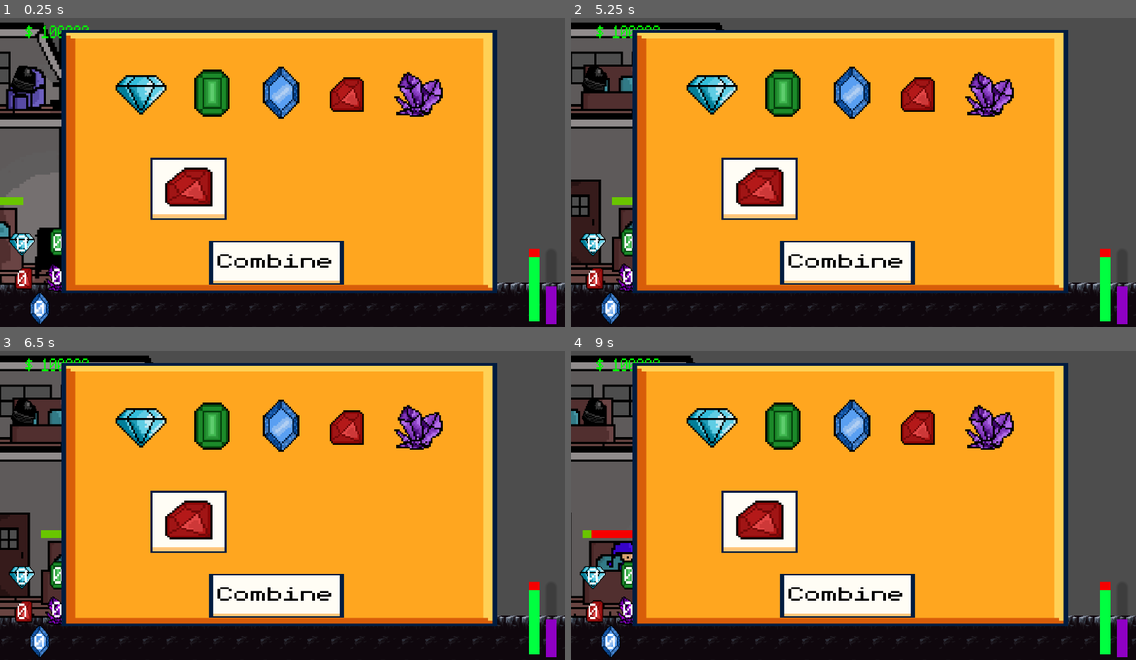
Above: before the commit, frames 1-4 (two rows, left to right).
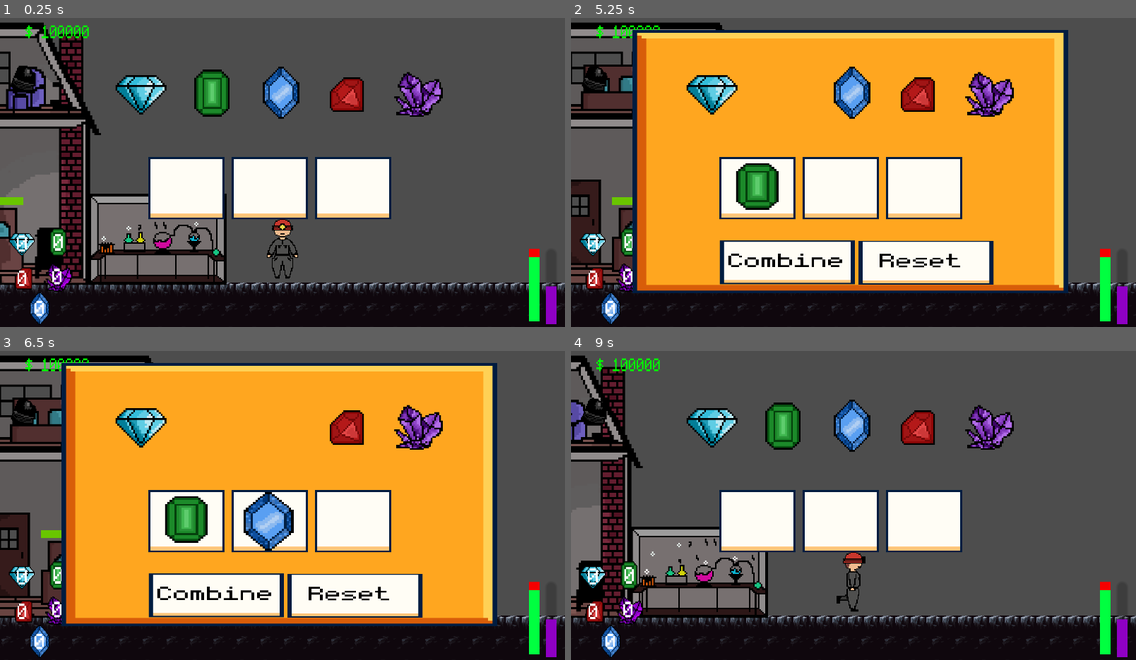
Above: after the commit, the same moments.

Repository: Jrees98/Pirate_Jam_15
Game: Godot game, scene res://Scenes/main.tscn
The game is run twice, just before and just after one commit, with the same random seed, the same clock (stepped at 60 frames per second) and the same inputs. The project has no main scene, so this scene is started directly.
Inputs (mouse positions are in pixels of both pictures, inside the frame that each line leads up to):
- Up to frame 1 (0.25 s): no input
- Up to frame 2 (5.25 s): click (847, 262) at 0.52 s; move the mouse to (825, 231) at 1.27 s; hold E (interact) 1.28-2.03 s; hold D (move_right) 1.28-2.78 s; move the mouse to (1023, 215) at 2.02 s; tap M (minecart) at 2.1, 3.6 s; move the mouse to (684, 119) at 2.77 s; hold E (interact) 2.78-3.53 s; hold A (move_left) 2.78-5 s; move the mouse to (881, 169) at 3.52 s; move the mouse to (768, 89) at 4.27 s; hold E (interact) 4.28-5 s; click (785, 95) at 5.02 s
- Up to frame 3 (6.5 s): click (282, 425) at 5.77 s
- Up to frame 4 (9 s): click (915, 428) at 6.52 s; click (989, 428) at 7.27 s; click (926, 595) at 8.02 s; tap Enter at 8.75 s; move the mouse to (977, 483) at 8.77 s; hold D (move_right) from 8.78 s (still down); tap M (minecart) at 8.85 s

The runs differ from the first frame. In frame 1, 60% of the frame differs, in the area x 10-88%, y 3-90%; in frame 2, 13%; in frame 3, 13%; in frame 4, 66%, in the area x 0-100%, y 1-95%.

Commit message:
selecting gems

Diff:
--- a/Scenes/alchemist.gd
+++ b/Scenes/alchemist.gd
@@ -1,8 +1,162 @@
 extends Area2D
 
+var slot_1_full : bool
+var slot_2_full : bool
+var slot_3_full : bool
+var all_slots_full : bool
+
+func _ready():
+	slot_1_full = false
+	slot_2_full = false
+	slot_3_full = false
+
+func _process(delta):
+	if slot_1_full and slot_2_full and slot_3_full:
+		all_slots_full = true
+
+func reset_scene():
+	var current_scene = get_tree().current_scene
+	get_tree().reload_current_scene()
 
 func _on_body_entered(body):
 	$CanvasLayer.show()
 
 func _on_body_exited(body):
 	$CanvasLayer.hide()
+	reset_scene()
+
+### DIAMOND ###
+
+func _on_button_mouse_entered():
+	$CanvasLayer/Panel/Background/Gems/Diamond/selector.show()
+
+
+func _on_button_mouse_exited():
+	$CanvasLayer/Panel/Background/Gems/Diamond/selector.hide()
+
+
+func _on_button_pressed():
+	if all_slots_full:
+		return
+	if slot_1_full == false:
+		$CanvasLayer/Panel/Background/Slots/Slot1/Diamond.show()
+		$CanvasLayer/Panel/Background/Gems/Diamond.hide()
+		slot_1_full = true
+	elif slot_2_full == false:
+		$CanvasLayer/Panel/Background/Slots/Slot2/Diamond.show()
+		$CanvasLayer/Panel/Background/Gems/Diamond.hide()
+		slot_2_full = true
+	elif slot_3_full == false:
+		$CanvasLayer/Panel/Background/Slots/Slot3/Diamond.show()
+		$CanvasLayer/Panel/Background/Gems/Diamond.hide()
+		slot_3_full = true
+
+
+### EMERALD ###
+
+func _on_emerald_button_mouse_entered():
+	$CanvasLayer/Panel/Background/Gems/Emerald/selector2.show()
+
+
+func _on_emerald_button_mouse_exited():
+	$CanvasLayer/Panel/Background/Gems/Emerald/selector2.hide()
+
+
+func _on_emerald_button_pressed():
+	if all_slots_full:
+		return
+	if slot_1_full == false:
+		$CanvasLayer/Panel/Background/Slots/Slot1/Emerald.show()
+		$CanvasLayer/Panel/Background/Gems/Emerald.hide()
+		slot_1_full = true
+	elif slot_2_full == false:
+		$CanvasLayer/Panel/Background/Slots/Slot2/Emerald.show()
+		$CanvasLayer/Panel/Background/Gems/Emerald.hide()
+		slot_2_full = true
+	elif slot_3_full == false:
+		$CanvasLayer/Panel/Background/Slots/Slot3/Emerald.show()
+		$CanvasLayer/Panel/Background/Gems/Emerald.hide()
+		slot_3_full = true
+
+
+### SAPPHIRE ###
+
+func _on_sapphire_button_mouse_entered():
+	$CanvasLayer/Panel/Background/Gems/Sapphire/selector3.show()
+
+
+func _on_sapphire_button_mouse_exited():
+	$CanvasLayer/Panel/Background/Gems/Sapphire/selector3.hide()
+
+
+func _on_sapphire_button_pressed():
+	if all_slots_full:
+		return
+	if slot_1_full == false:
+		$CanvasLayer/Panel/Background/Slots/Slot1/Sapphire.show()
+		$CanvasLayer/Panel/Background/Gems/Sapphire.hide()
+		slot_1_full = true
+	elif slot_2_full == false:
+		$CanvasLayer/Panel/Background/Slots/Slot2/Sapphire.show()
+		$CanvasLayer/Panel/Background/Gems/Sapphire.hide()
+		slot_2_full = true
+	elif slot_3_full == false:
+		$CanvasLayer/Panel/Background/Slots/Slot3/Sapphire.show()
+		$CanvasLayer/Panel/Background/Gems/Sapphire.hide()
+		slot_3_full = true
+
+### RUBY ###
+
+func _on_ruby_button_mouse_entered():
+	$CanvasLayer/Panel/Background/Gems/Ruby/selector4.show()
+
+
+func _on_ruby_button_mouse_exited():
+	$CanvasLayer/Panel/Background/Gems/Ruby/selector4.hide()
+
+
+func _on_ruby_button_pressed():
+	if all_slots_full:
+		return
+	if slot_1_full == false:
+		$CanvasLayer/Panel/Background/Slots/Slot1/Ruby.show()
+		$CanvasLayer/Panel/Background/Gems/Ruby.hide()
+		slot_1_full = true
+	elif slot_2_full == false:
+		$CanvasLayer/Panel/Background/Slots/Slot2/Ruby.show()
+		$CanvasLayer/Panel/Background/Gems/Ruby.hide()
+		slot_2_full = true
+	elif slot_3_full == false:
+		$CanvasLayer/Panel/Background/Slots/Slot3/Ruby.show()
+		$CanvasLayer/Panel/Background/Gems/Ruby.hide()
+		slot_3_full = true
+
+### AMETHYST ###
+
+func _on_amethyst_button_mouse_entered():
+	$CanvasLayer/Panel/Background/Gems/Amethyst/selector5.show()
+
+
+func _on_amethyst_button_mouse_exited():
+	$CanvasLayer/Panel/Background/Gems/Amethyst/selector5.hide()
+
+
+func _on_amethyst_button_pressed():
+	if all_slots_full:
+		return
+	if slot_1_full == false:
+		$CanvasLayer/Panel/Background/Slots/Slot1/Amethyst.show()
+		$CanvasLayer/Panel/Background/Gems/Amethyst.hide()
+		slot_1_full = true
+	elif slot_2_full == false:
+		$CanvasLayer/Panel/Background/Slots/Slot2/Amethyst.show()
+		$CanvasLayer/Panel/Background/Gems/Amethyst.hide()
+		slot_2_full = true
+	elif slot_3_full == false:
+		$CanvasLayer/Panel/Background/Slots/Slot3/Amethyst.show()
+		$CanvasLayer/Panel/Background/Gems/Amethyst.hide()
+		slot_3_full = true
+
+
+func _on_reset_button_pressed():
+	reset_scene()
--- a/Scenes/alchemist.tscn
+++ b/Scenes/alchemist.tscn
@@ -135,6 +135,7 @@
 shape = SubResource("RectangleShape2D_ykcnq")
 
 [node name="CanvasLayer" type="CanvasLayer" parent="."]
+visible = false
 
 [node name="Panel" type="Panel" parent="CanvasLayer"]
 anchors_preset = 15
@@ -150,7 +151,7 @@
 texture = ExtResource("2_ytyaj")
 
 [node name="Combine" type="Sprite2D" parent="CanvasLayer/Panel/Background"]
-position = Vector2(-0.594428, 36.9162)
+position = Vector2(-13.888, 36.7374)
 scale = Vector2(0.931331, 0.499087)
 texture = ExtResource("6_0huyd")
 
@@ -175,10 +176,36 @@
 theme_override_styles/disabled = SubResource("StyleBoxEmpty_1ymjx")
 theme_override_styles/focus = SubResource("StyleBoxEmpty_553t6")
 
+[node name="Reset" type="Sprite2D" parent="CanvasLayer/Panel/Background"]
+position = Vector2(16.698, 36.8268)
+scale = Vector2(0.931331, 0.499087)
+texture = ExtResource("6_0huyd")
+
+[node name="Label" type="Label" parent="CanvasLayer/Panel/Background/Reset"]
+offset_left = -11.3726
+offset_top = -12.1786
+offset_right = 30.6274
+offset_bottom = 10.8214
+scale = Vector2(0.657455, 1.40859)
+theme_override_colors/font_color = Color(0, 0, 0, 1)
+theme_override_fonts/font = ExtResource("7_kwlbv")
+text = "Reset"
+
+[node name="ResetButton" type="Button" parent="CanvasLayer/Panel/Background/Reset"]
+offset_left = -15.0
+offset_top = -14.0
+offset_right = 15.0
+offset_bottom = 15.0
+theme_override_styles/normal = SubResource("StyleBoxEmpty_nkopc")
+theme_override_styles/hover = SubResource("StyleBoxEmpty_2ehdw")
+theme_override_styles/pressed = SubResource("StyleBoxEmpty_q3abr")
+theme_override_styles/disabled = SubResource("StyleBoxEmpty_1ymjx")
+theme_override_styles/focus = SubResource("StyleBoxEmpty_553t6")
+
 [node name="Slots" type="Node" parent="CanvasLayer/Panel/Background"]
 
 [node name="Slot1" type="Sprite2D" parent="CanvasLayer/Panel/Background/Slots"]
-position = Vector2(768.896, 732.875)
+position = Vector2(760, 730)
 scale = Vector2(9.71875, 7.9375)
 texture = ExtResource("6_0huyd")
 
@@ -195,10 +222,63 @@
 texture = ExtResource("8_jcdsr")
 
 [node name="Ruby" type="Sprite2D" parent="CanvasLayer/Panel/Background/Slots/Slot1"]
+visible = false
 position = Vector2(-1.94428, -2)
 texture = ExtResource("9_xaolf")
 
 [node name="Amethyst" type="Sprite2D" parent="CanvasLayer/Panel/Background/Slots/Slot1"]
+visible = false
+texture = ExtResource("10_pi2m2")
+
+[node name="Slot2" type="Sprite2D" parent="CanvasLayer/Panel/Background/Slots"]
+position = Vector2(1100, 730)
+scale = Vector2(9.71875, 7.9375)
+texture = ExtResource("6_0huyd")
+
+[node name="Diamond" type="Sprite2D" parent="CanvasLayer/Panel/Background/Slots/Slot2"]
+visible = false
+texture = ExtResource("4_ojbbq")
+
+[node name="Emerald" type="Sprite2D" parent="CanvasLayer/Panel/Background/Slots/Slot2"]
+visible = false
+texture = ExtResource("4_mrn3j")
+
+[node name="Sapphire" type="Sprite2D" parent="CanvasLayer/Panel/Background/Slots/Slot2"]
+visible = false
+texture = ExtResource("8_jcdsr")
+
+[node name="Ruby" type="Sprite2D" parent="CanvasLayer/Panel/Background/Slots/Slot2"]
+visible = false
+position = Vector2(-1.94428, -2)
+texture = ExtResource("9_xaolf")
+
+[node name="Amethyst" type="Sprite2D" parent="CanvasLayer/Panel/Background/Slots/Slot2"]
+visible = false
+texture = ExtResource("10_pi2m2")
+
+[node name="Slot3" type="Sprite2D" parent="CanvasLayer/Panel/Background/Slots"]
+position = Vector2(1440, 730)
+scale = Vector2(9.71875, 7.9375)
+texture = ExtResource("6_0huyd")
+
+[node name="Diamond" type="Sprite2D" parent="CanvasLayer/Panel/Background/Slots/Slot3"]
+visible = false
+texture = ExtResource("4_ojbbq")
+
+[node name="Emerald" type="Sprite2D" parent="CanvasLayer/Panel/Background/Slots/Slot3"]
+visible = false
+texture = ExtResource("4_mrn3j")
+
+[node name="Sapphire" type="Sprite2D" parent="CanvasLayer/Panel/Background/Slots/Slot3"]
+visible = false
+texture = ExtResource("8_jcdsr")
+
+[node name="Ruby" type="Sprite2D" parent="CanvasLayer/Panel/Background/Slots/Slot3"]
+visible = false
+position = Vector2(-1.94428, -2)
+texture = ExtResource("9_xaolf")
+
+[node name="Amethyst" type="Sprite2D" parent="CanvasLayer/Panel/Background/Slots/Slot3"]
 visible = false
 texture = ExtResource("10_pi2m2")
 
@@ -232,7 +312,7 @@
 scale = Vector2(8, 8.018)
 texture = ExtResource("4_mrn3j")
 
-[node name="Button" type="Button" parent="CanvasLayer/Panel/Background/Gems/Emerald"]
+[node name="EmeraldButton" type="Button" parent="CanvasLayer/Panel/Background/Gems/Emerald"]
 offset_left = -8.0
 offset_top = -11.0
 offset_right = 8.0
@@ -254,7 +334,7 @@
 scale = Vector2(7.03976, 7.05642)
 texture = ExtResource("8_jcdsr")
 
-[node name="Button" type="Button" parent="CanvasLayer/Panel/Background/Gems/Sapphire"]
+[node name="SapphireButton" type="Button" parent="CanvasLayer/Panel/Background/Gems/Sapphire"]
 offset_left = -10.0
 offset_top = -11.0
 offset_right = 8.0
@@ -276,7 +356,7 @@
 scale = Vector2(7.03976, 7.05642)
 texture = ExtResource("9_xaolf")
 
-[node name="Button" type="Button" parent="CanvasLayer/Panel/Background/Gems/Ruby"]
+[node name="RubyButton" type="Button" parent="CanvasLayer/Panel/Background/Gems/Ruby"]
 offset_left = -8.0
 offset_top = -8.0
 offset_right = 11.0
@@ -298,7 +378,7 @@
 scale = Vector2(7.03976, 7.05642)
 texture = ExtResource("10_pi2m2")
 
-[node name="Button" type="Button" parent="CanvasLayer/Panel/Background/Gems/Amethyst"]
+[node name="Amethyst_Button" type="Button" parent="CanvasLayer/Panel/Background/Gems/Amethyst"]
 offset_left = -10.0
 offset_top = -9.0
 offset_right = 12.0
@@ -317,3 +397,19 @@
 
 [connection signal="body_entered" from="." to="." method="_on_body_entered"]
 [connection signal="body_exited" from="." to="." method="_on_body_exited"]
+[connection signal="pressed" from="CanvasLayer/Panel/Background/Reset/ResetButton" to="." method="_on_reset_button_pressed"]
+[connection signal="mouse_entered" from="CanvasLayer/Panel/Background/Gems/Diamond/Button" to="." method="_on_button_mouse_entered"]
+[connection signal="mouse_exited" from="CanvasLayer/Panel/Background/Gems/Diamond/Button" to="." method="_on_button_mouse_exited"]
+[connection signal="pressed" from="CanvasLayer/Panel/Background/Gems/Diamond/Button" to="." method="_on_button_pressed"]
+[connection signal="mouse_entered" from="CanvasLayer/Panel/Background/Gems/Emerald/EmeraldButton" to="." method="_on_emerald_button_mouse_entered"]
+[connection signal="mouse_exited" from="CanvasLayer/Panel/Background/Gems/Emerald/EmeraldButton" to="." method="_on_emerald_button_mouse_exited"]
+[connection signal="pressed" from="CanvasLayer/Panel/Background/Gems/Emerald/EmeraldButton" to="." method="_on_emerald_button_pressed"]
+[connection signal="mouse_entered" from="CanvasLayer/Panel/Background/Gems/Sapphire/SapphireButton" to="." method="_on_sapphire_button_mouse_entered"]
+[connection signal="mouse_exited" from="CanvasLayer/Panel/Background/Gems/Sapphire/SapphireButton" to="." method="_on_sapphire_button_mouse_exited"]
+[connection signal="pressed" from="CanvasLayer/Panel/Background/Gems/Sapphire/SapphireButton" to="." method="_on_sapphire_button_pressed"]
+[connection signal="mouse_entered" from="CanvasLayer/Panel/Background/Gems/Ruby/RubyButton" to="." method="_on_ruby_button_mouse_entered"]
+[connection signal="mouse_exited" from="CanvasLayer/Panel/Background/Gems/Ruby/RubyButton" to="." method="_on_ruby_button_mouse_exited"]
+[connection signal="pressed" from="CanvasLayer/Panel/Background/Gems/Ruby/RubyButton" to="." method="_on_ruby_button_pressed"]
+[connection signal="mouse_entered" from="CanvasLayer/Panel/Background/Gems/Amethyst/Amethyst_Button" to="." method="_on_amethyst_button_mouse_entered"]
+[connection signal="mouse_exited" from="CanvasLayer/Panel/Background/Gems/Amethyst/Amethyst_Button" to="." method="_on_amethyst_button_mouse_exited"]
+[connection signal="pressed" from="CanvasLayer/Panel/Background/Gems/Amethyst/Amethyst_Button" to="." method="_on_amethyst_button_pressed"]
